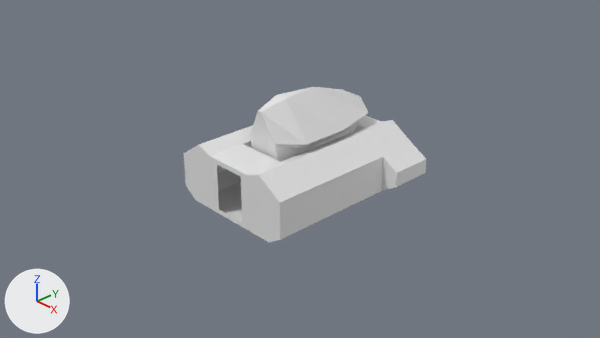
A saved change to the Blender file Models/Spaces/mk2CockpitInline.blend.
The view is the same before and after, from the file's camera 'Camera'. The lights are fixed; the arrows at lower left show +X, +Y and +Z.

In view in the first picture: 'shellCollider'.
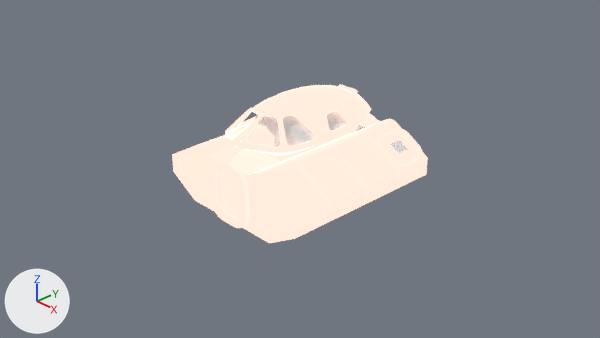
What differs and where, as boxes [x1, y1, x2, y2] in the pictures (600 x 338 px):
'Cockpit', added
    after: [172, 84, 428, 243]
'Props', added
    after: [209, 113, 422, 228]
'Hatch_Front', added
    after: [217, 170, 240, 218]
'shellCollider', unchanged, covered by the edit
    before: [183, 87, 426, 242]
    after: [207, 111, 407, 172]

What changed in the scene script:
```text
Add ng_lighting:
    ng_lighting = bpy.data.node_groups.new('Lighting', 'ShaderNodeTree')
    # nodes: Math, Mix, SeparateColor
    # colours: white #ffffff
Add ng_maincolor:
    ng_maincolor = bpy.data.node_groups.new('MainColor', 'ShaderNodeTree')
    # nodes: Math, Mix
Add ng_standardshader:
    ng_standardshader = bpy.data.node_groups.new('StandardShader', 'ShaderNodeTree')
    # nodes: BsdfPrincipled, Math, NormalMap
Add ng_color4:
    ng_color4 = bpy.data.node_groups.new('Color4', 'ShaderNodeTree')
    _s = ng_color4.interface.new_socket(name='Color', in_out='OUTPUT', socket_type='NodeSocketColor')
    _s = ng_color4.interface.new_socket(name='Alpha', in_out='OUTPUT', socket_type='NodeSocketFloat')
    _s = ng_color4.interface.new_socket(name='Color', in_out='INPUT', socket_type='NodeSocketColor')
    _s = ng_color4.interface.new_socket(name='Alpha', in_out='INPUT', socket_type='NodeSocketFloat')
    _s.min_value = 1.0
    _N = ng_color4.nodes; _L = ng_color4.links
    n0 = _N.new('NodeGroupInput'); n0.name = 'Group Input'
    n1 = _N.new('NodeGroupOutput'); n1.name = 'Group Output'
    _L.new(n0.outputs[1], n1.inputs[1])  # 'Alpha' to 'Alpha'
    _L.new(n0.outputs[0], n1.inputs[0])  # 'Color' to 'Color'
Add mat_mk2inlineiva_001:
    mat_mk2inlineiva_001 = bpy.data.materials.new('Mk2InlineIVA.001')
    # nodes: Group, Math, OutputMaterial, Value, VertexColor
    # colours: grey #bcbcbc, white #fff8e0, orange #ff6300, white #ffffff, white #e7e7e7, blue #bcbcff
Add mat_mk2inlineivaprops_001:
    mat_mk2inlineivaprops_001 = bpy.data.materials.new('Mk2InlineIVAProps.001')
    # nodes: Group, Math, OutputMaterial, Value, VertexColor
    # colours: grey #bcbcbc, white #fff8e0, orange #ff6300, white #ffffff, white #e7e7e7, light grey #e1e1e1, blue #bcbcff
Add me_cockpit_001:
    me_cockpit_001.from_pydata(...)  # 4927 vertices, 5119 faces; spans x -1.21..1.21, y -1.22..1.22, z -0.39..1.1
    me_cockpit_001.materials.append(mat_mk2inlineiva_001)  # its picture is missing
Add me_props_005:
    me_props_005.from_pydata(...)  # 7313 vertices, 6814 faces; spans x -1.21..1.21, y -1.25..1.25, z -0.42..0.83
    me_props_005.materials.append(mat_mk2inlineivaprops_001)  # its picture is missing
Add me_hatch_front_001:
    me_hatch_front_001.from_pydata(...)  # 160 vertices, 249 faces; spans x -0.237..0.237, y 1.18..1.212, z -0.3..0.3
    me_hatch_front_001.materials.append(mat_mk2inlineivaprops_001)  # its picture is missing
Add ob_cockpit:
    ob_cockpit = bpy.data.objects.new('Cockpit', me_cockpit_001)
    ob_cockpit.parent = ob_mk2inlineiva
    ob_cockpit.location = (0.0, 0.0, 0.0)
    ob_cockpit.rotation_euler = (0.0, 0.0, 3.142)  # degrees (0, 0, 180)
Add ob_mk2inlineiva:
    ob_mk2inlineiva = bpy.data.objects.new('Mk2InlineIVA', None)
    ob_mk2inlineiva.location = (0.0, 0.0, 0.0)
Add ob_props:
    ob_props = bpy.data.objects.new('Props', me_props_005)
    ob_props.parent = ob_mk2inlineiva
    ob_props.location = (0.0, 0.0, 0.0)
    ob_props.rotation_euler = (0.0, 0.0, 3.142)  # degrees (0, 0, 180)
Add ob_hatch_front:
    ob_hatch_front = bpy.data.objects.new('Hatch_Front', me_hatch_front_001)
    ob_hatch_front.parent = ob_mk2inlineiva
    ob_hatch_front.location = (0.0, 0.0, 0.0)
    ob_hatch_front.rotation_euler = (0.0, 0.0, 3.142)  # degrees (0, 0, 180)
```
